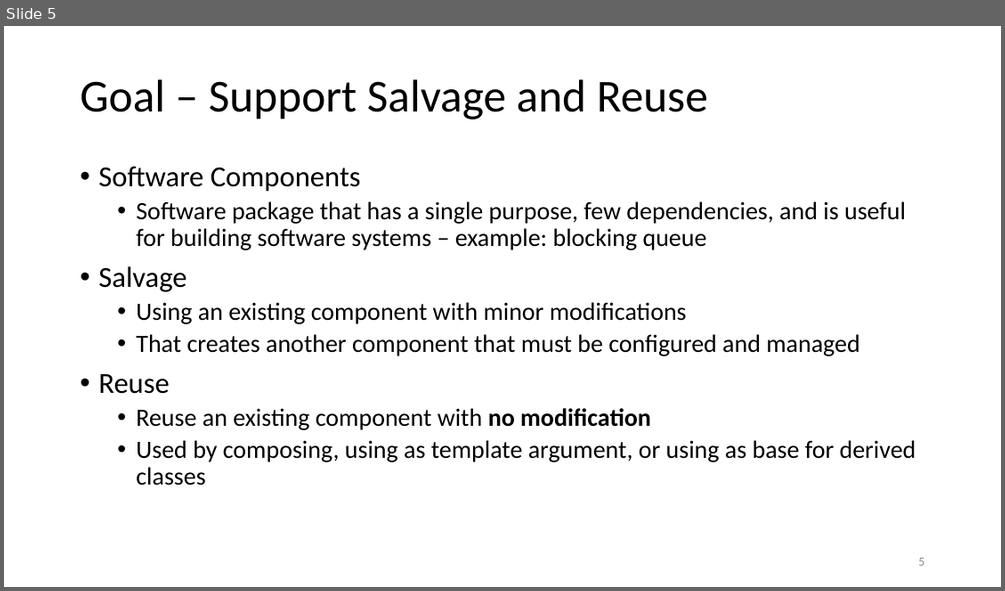
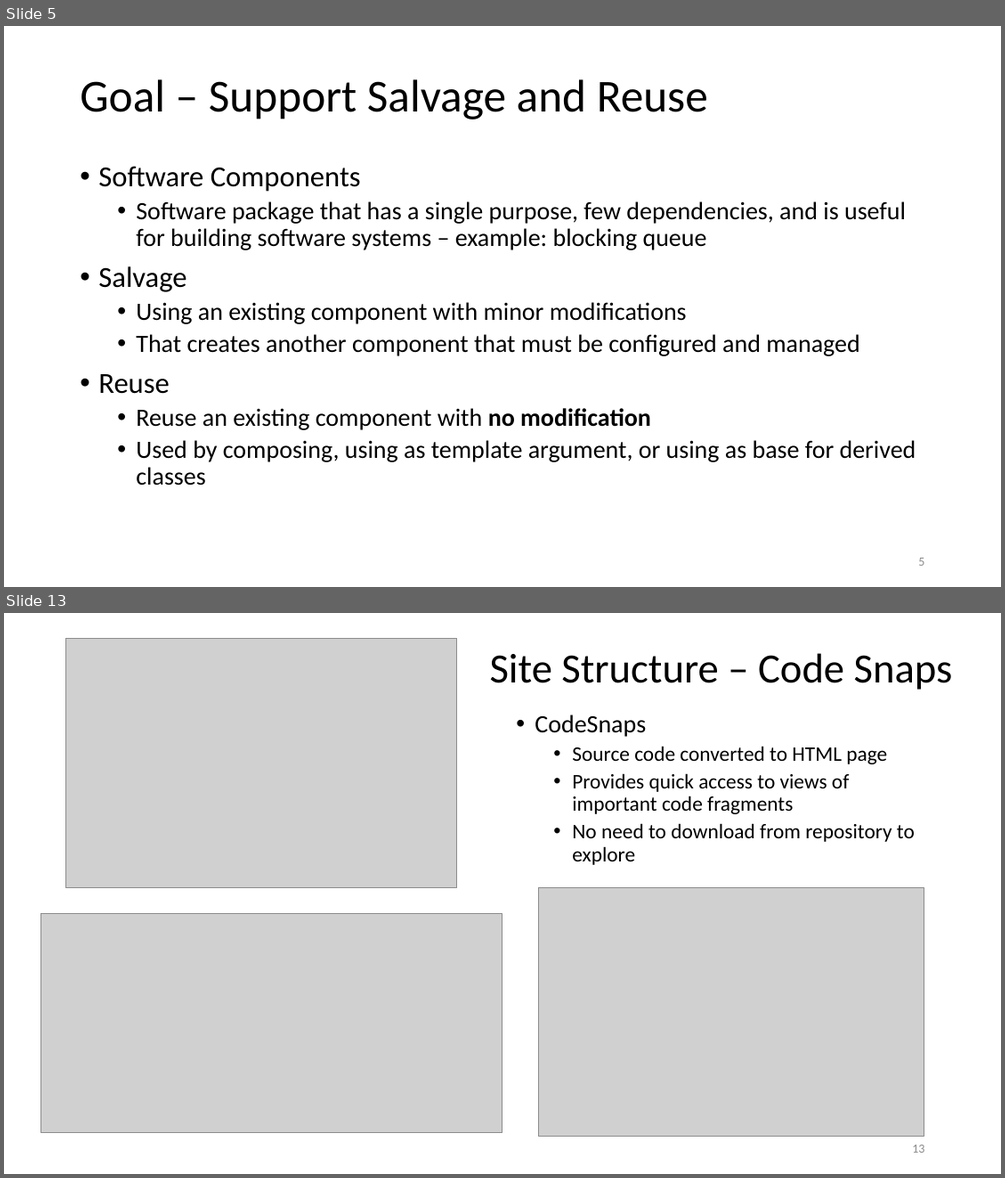
Before and after one commit to JimFawcett/JimFawcett.github.io, a slide deck: Resources/PublishingSourceCode.pptx. Shown one above the other, each under a label of ours: slide 5 before the commit, slides 5 and 13 after it; the slides between them are not shown. The pictures are 1005x591 and 1005x1178 pixels, drawn with LibreOffice and Linux fonts; fonts in the diff are those of the drawing; grey boxes stand for pictures. Boxes give left, top, right and bottom in pixels: in the first picture for what was removed or moved away, otherwise in the second. Text is boxed around its words. In the diff, an @@ line names an element or a change of style, - is before the commit and + after.

```diff
--- a/Resources/PublishingSourceCode.pptx
+++ b/Resources/PublishingSourceCode.pptx
@@ slide 13 added at [4, 613, 1001, 1174], background #FFFFFF @@
@@ picture added at [66, 639, 457, 888] @@
@@ title added at [490, 653, 953, 690], 40 pt, text #000000 @@
+Site Structure – Code Snaps
@@ text added at [534, 714, 914, 865], 20 pt, text #000000 @@
+• CodeSnaps
+  • Source code converted to HTML page
+  • Provides quick access to views of important code fragments
+  • No need to download from repository to explore
@@ picture added at [538, 888, 923, 1136] @@
@@ picture added at [41, 914, 502, 1133] @@
@@ page number added at [912, 1144, 924, 1152], 12 pt, text #8C8C8C @@
+13
```
Also in this commit, not shown: 8 slides changed, 10 other slides added, 4 other files.
